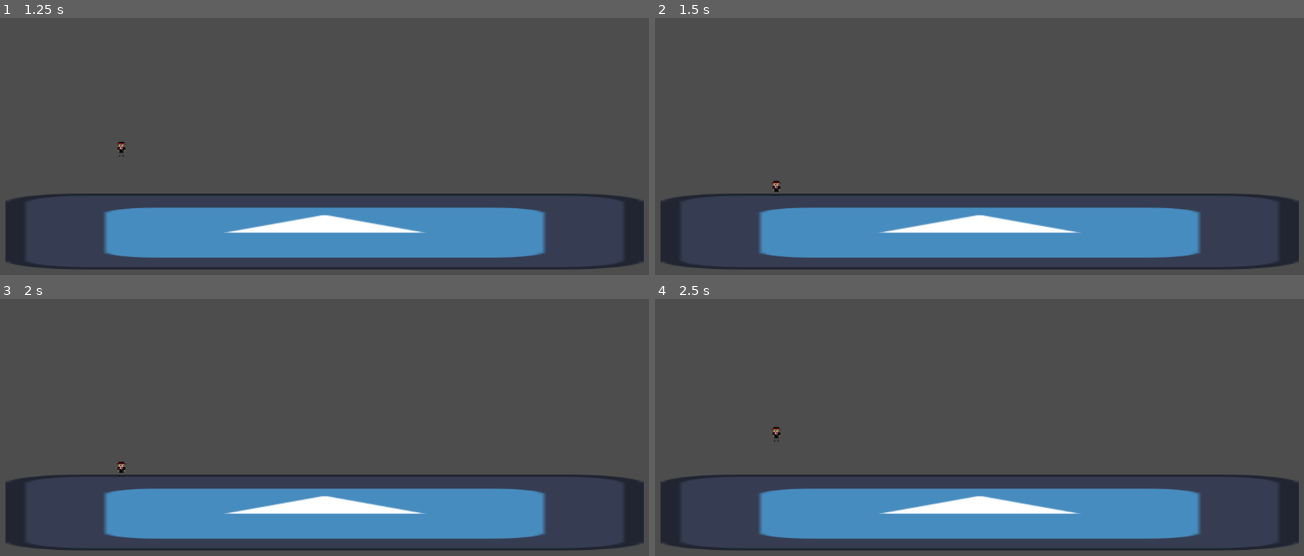
Above: before the commit, frames 1-4 (two rows, left to right).
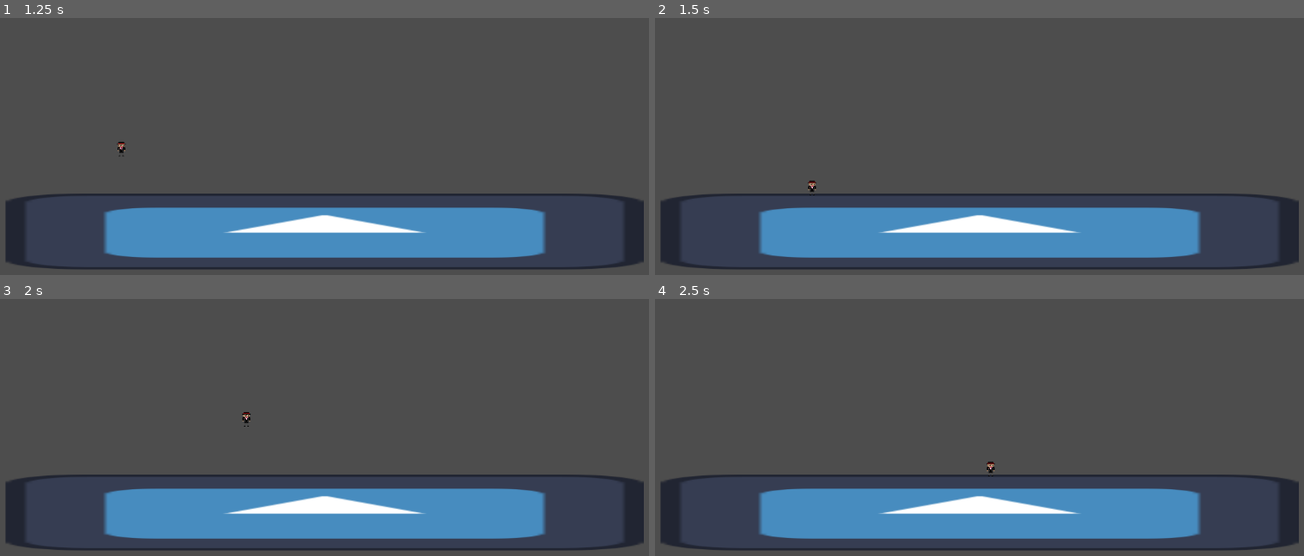
Above: after the commit, the same moments.

Repository: Aboody-123/Office_Mafia_game
Game: Godot game, scene res://Scenes/main_menu.tscn
The game is run twice, just before and just after one commit, with the same random seed, the same clock (stepped at 60 frames per second) and the same inputs. The engine's default icon, where the game draws it, is replaced by a stand-in: a white triangle on a blue panel in a dark square.
Inputs:
- Up to frame 1 (1.25 s): click "Play" at 0.5 s
- Up to frame 2 (1.5 s): tap Enter (ui_accept) at 1.25 s; hold D (right) from 1.28 s (still down); hold Enter (ui_accept) from 1.28 s (still down)
- Up to frame 3 (2 s): keep holding D (right); keep holding Enter (ui_accept); tap W (jump) at 1.52, 1.55, 1.82 s
- Up to frame 4 (2.5 s): keep holding D (right); release Enter (ui_accept) at 2.03 s; tap W (jump) at 2.1, 2.27 s; tap Enter (ui_accept) at 2.3 s

Frame 1 is identical in both runs. In frame 2, less than 0.1% of the frame differs, in the area x 17-25%, y 63-69%; in frame 3, less than 0.1%, in the area x 17-39%, y 44-69%; in frame 4, less than 0.1%.

Commit message:
Added controls

Diff:
--- a/Scripts/player.gd
+++ b/Scripts/player.gd
@@ -1,8 +1,11 @@
 extends CharacterBody2D
-
 
 const SPEED = 300.0
 const JUMP_VELOCITY = -400.0
+
+# the states {0:idle, 1:walking/running, 2:attacking, 3:picking up
+
+
 
 
 func _physics_process(delta: float) -> void:
@@ -11,12 +14,12 @@
 		velocity += get_gravity() * delta
 
 	# Handle jump.
-	if Input.is_action_pressed("ui_accept") and is_on_floor():
+	if Input.is_action_pressed("jump") and is_on_floor():
 		velocity.y = JUMP_VELOCITY
 
 	# Get the input direction and handle the movement/deceleration.
 	# As good practice, you should replace UI actions with custom gameplay actions.
-	var direction := Input.get_axis("ui_left", "ui_right")
+	var direction := Input.get_axis("left", "right")
 	if direction:
 		velocity.x = direction * SPEED
 	else:
